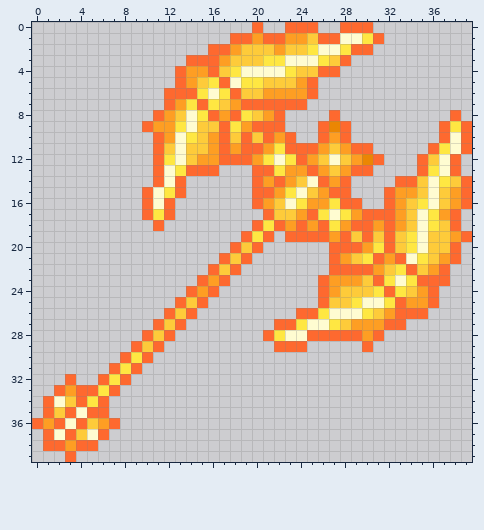
Two states of a pixel-art sprite, Items/Weapons/SolarWarhammer.png. Above, as it was before the edit.
The file is 80x80 pixels, drawn in blocks of 2x2; one block is one cell here.
And afterwards:
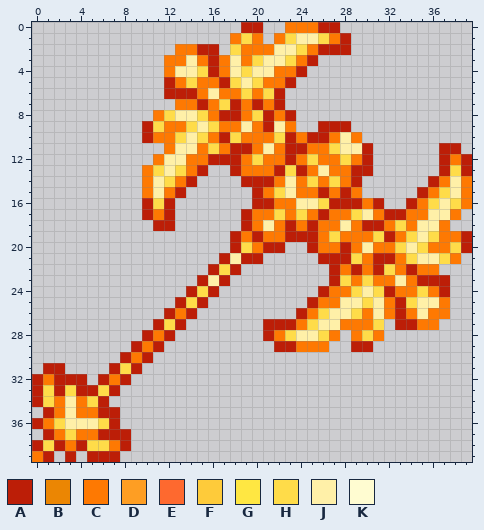
Palette (. is transparent): A #bc1e07  B #eb8603  C #fe7902  D #fe9e23  E #fe692f  F #fecb3a  G #ffe742  H #ffdc49  J #fff0a8  K #fffcd1
Change:
@@ x 0..39 @@
- 0 ....................E..EEE..EEE.........
- 1 ..................EEDEEDDFEEKKGE........
- 2 ................EEDFFFDFFGKKGEE.........
- 3 ..............EEEDFFFGGKKKGFE...........
- 4 .............EDDEFGKKKKGFFEE............
- 5 .............EDFGEKGGFFFDE..............
- 6 ............EEEGKGEFFDDDDE..............
- 7 ............EDGEGFDEEEEEE...............
- 8 ...........EDFKGEDEGFDE....E..........E.
- 9 ..........EDDGKFFEGDEEE...EBE........EGE
-10 ...........EDKGFDEFEFEDE..EDE........EKE
-11 ...........EFKFFDEDEEDGEEEDFDEE.....EGKE
-12 ...........EGKFDDEEEDGKGEDFKFDBE...EFKE.
-13 ...........EKGEEE...EEGDDEDFDEE....EGKE.
-14 ...........EKE......EDEDFKEDE....EEFKGFE
-15 ..........EKGE......EEDGKFDEE...EDDFKFDE
-16 ..........EKE.......EDFKGDDGEE..EDFGKFDE
-17 ..........EGE........EFFDEGKGDEEEDFKGDE.
-18 ...........E........EGEDEDEGDEEDEDFKGFE.
-19 ...................EGE.EEEEDEFEFEFGKFFDE
-20 ..................EFE......EEEDGEFGKFFE.
-21 .................EFE.......EDFGEDEKGFDE.
-22 ................EFE........EEEEDFGEFDE..
-23 ...............EDE........EDDDFEGKGEEE..
-24 ..............EDE.........EDFFFGEGFDE...
-25 .............EFE..........EFFGKKGEDDE...
-26 ............EFE.........EEGKKKGFDEEE....
-27 ...........EFE........EEGKKGFDDDEE......
-28 ..........EFE........EGKKEEEEEDE........
-29 .........EFE..........EEE.....E.........
-30 ........EGE.............................
-31 .......EGE..............................
-32 ...E..EGE...............................
-33 ..EDEEGE................................
-34 .EKFEGE.................................
-35 .EFEKEE.................................
-36 EDEKEFDE................................
-37 .EKEFKE.................................
-38 .EEDEE..................................
-39 ...E....................................
+ 0 ...................AA..CCCAA............
+ 1 ..................CHC.CHJJHCA...........
+ 2 .............CCAA.HCCCJJHCAAA...........
+ 3 ............CCJCACJCHJJHCA..............
+ 4 ............CJJHACJHJJCCA...............
+ 5 ............ACHCCAHJHCCA................
+ 6 ............AAACJCCHCHA.................
+ 7 .............CCACHACACA.................
+ 8 ...........CHJJHCAACHACA................
+ 9 ..........AHCCHJHCCJCAJC..AAA...........
+10 ..........ACCHJHCAHCCCHACAACJC..........
+11 ............CJJCHCAACJCAACCHJJA......AA.
+12 ...........CJJCCAAACHCCACHCCHCA......ACA
+13 ..........CHJHCA..ACCCAHACJCCAA......AHA
+14 ..........CJHCA....AAACJCHCHCA......ACJC
+15 ..........CJCA......ACHJCCACAC.....ACHJC
+16 ..........AHA.......AACCJJHAAACA..ACHJHC
+17 ..........ACA......ACCHCHCACCHJCAACCJJC.
+18 ...........AA......ACJCACACCJCAACHCJJC..
+19 ..................ACACCAAACHCCCHACHJHCCA
+20 ..................AHCAA..ACCACJCCHJHCCHA
+21 .................AJAA.....AAAHCAACHJJHC.
+22 ................AHA........ACACAHCACC...
+23 ...............AJA.........AHCHCCJCAAA..
+24 ..............AHA.........ACCHJHACCHCA..
+25 .............AHA.........ACCJJHJCAHJJC..
+26 ............ACA.........ACHJJHCJCACJCC..
+27 ...........AHA.......AAACHJJCCCH.AACC...
+28 ..........ACA........ACHJJHC.CHC........
+29 .........ACA..........AACCC..AA.........
+30 ........ACA.............................
+31 .AA....AHA..............................
+32 ACAAA.ACA...............................
+33 AHAHAAHA................................
+34 AHCJCHA.................................
+35 .ACJCCAA................................
+36 ACHJJJHA................................
+37 .ACHCCAAA...............................
+38 AHACAHHCA...............................
+39 CA.A.AAA................................
